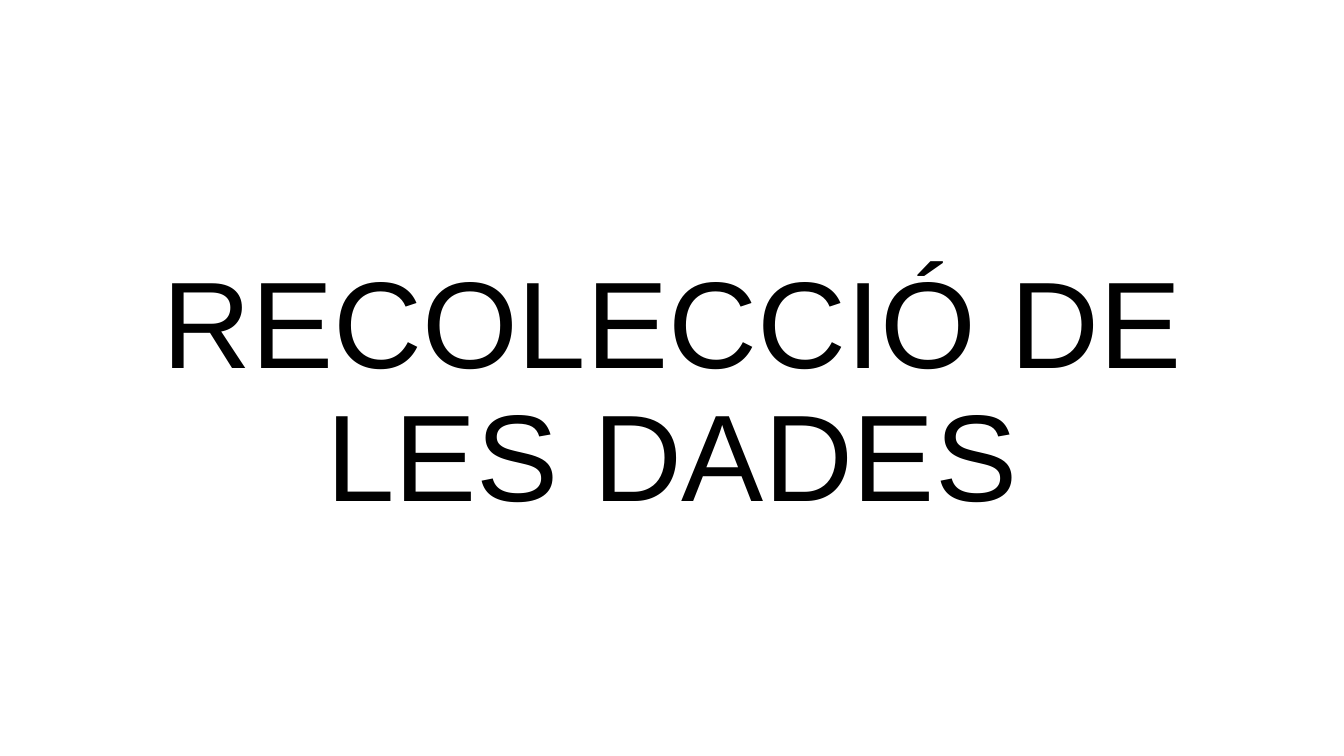
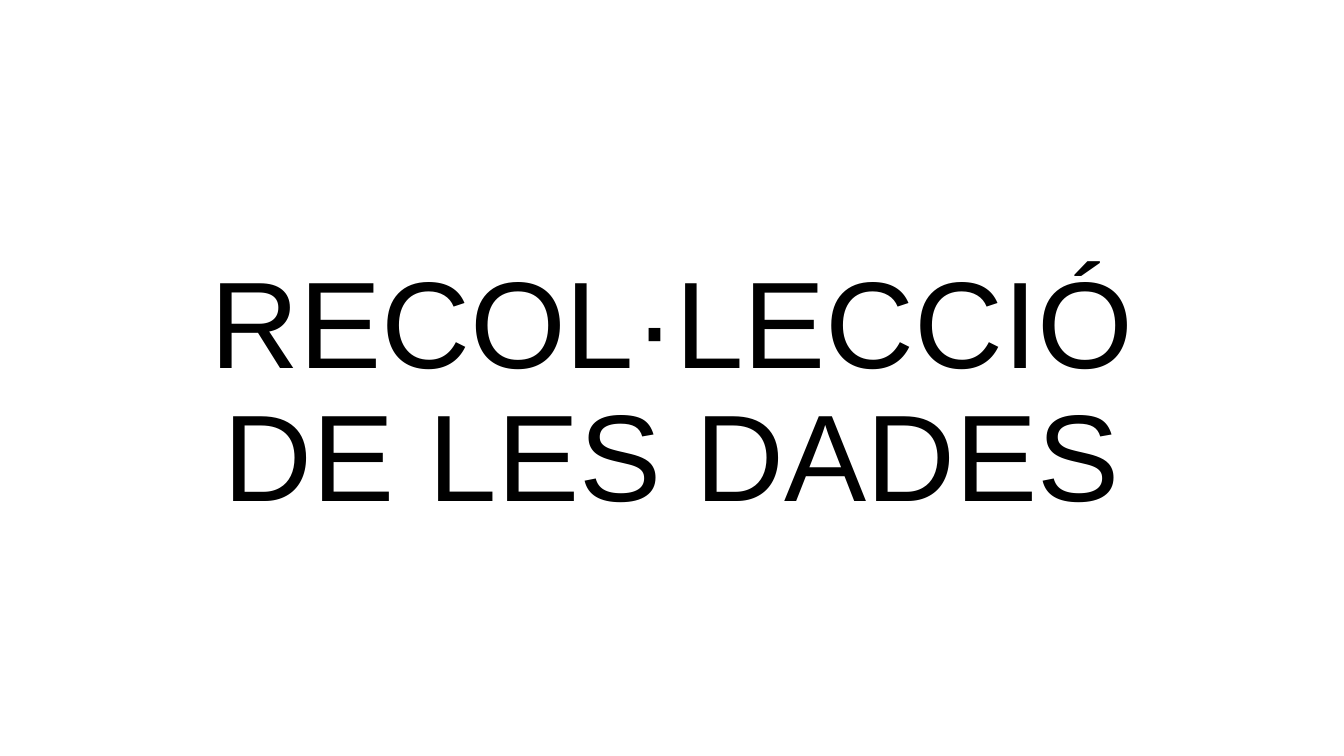
Before and after one commit to FerrerJan/Treball-de-Recerca-IA, a slide deck: slide 15 of TR_ESCRIT/PPT_Teo.pptx. Drawn at 1344x756 pixels with LibreOffice and Linux fonts; fonts in the diff are those of the drawing. Boxes give left, top, right and bottom in pixels: in the first picture for what was removed or moved away, otherwise in the second. Text is boxed around its words. In the diff, an @@ line names an element or a change of style, - is before the commit and + after.

```diff
--- a/TR_ESCRIT/PPT_Teo.pptx
+++ b/TR_ESCRIT/PPT_Teo.pptx
@@ title at box(210, 270, 1133, 503): text changed @@
-RECOLECCIÓ DE LES DADES
+RECOL·LECCIÓ DE LES DADES
```
Also in this commit, not shown: 9 other slides changed, 12 slides added, 3 slides removed.
